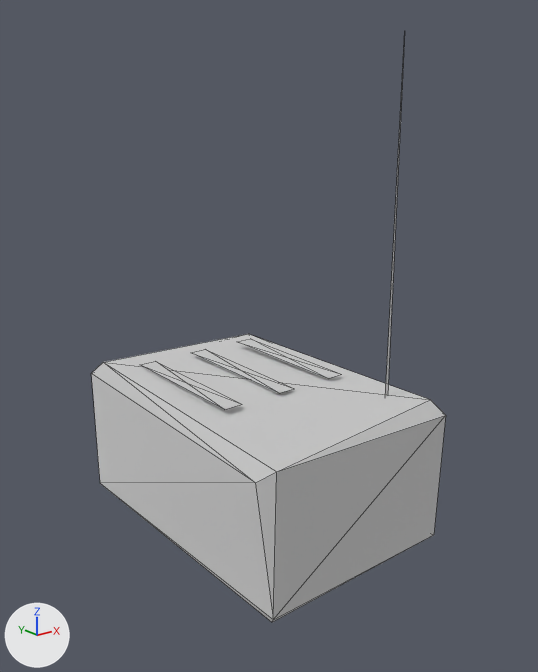
Two versions of the glTF model ambush_loop/art/v2/models/decoy_lod1.glb, one commit apart.
Camera for both pictures: a camera (50 mm lens) standing at (-0.306, -0.398, 0.3) and looking at (0.003, -0.012, 0.145). Arrows for +X, +Y and +Z are at lower left; the lights stay in place. The picture after the commit comes second. Mesh edges are drawn as thin lines. Vertices at exactly the same position are counted once.

Names of what the first picture shows: 'decoy_body.001'.
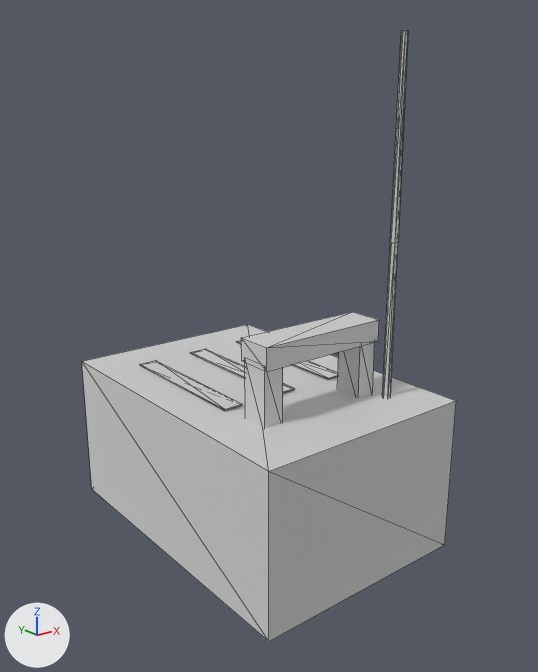
Location of each change, [x1, y1, x2, y2] in pixels of the pictures (538 x 672 px; the box of a moved part takes in the faces that stretch with it):
'decoy_body.001', reshaped
    before: [91, 37, 446, 622]
    after: [82, 30, 456, 641]
part 1 of me_cube_364, added
    after: [82, 325, 456, 641]
part 2 of me_cube_364, added
    after: [241, 312, 379, 372]
part 3 of me_cube_364, added
    after: [245, 363, 283, 428]
part 4 of me_cube_364, added
    after: [338, 342, 375, 397]
part 5 of me_cube_364, rebuilt (29% wider)
    before: [385, 37, 405, 397]
    after: [382, 30, 408, 398]
part 6 of me_cube_364, moved or reshaped
    before: [91, 334, 446, 622]
    after: [140, 340, 338, 410]

What changed in the scene script:
```text
Change me_cube_364:
    used by ob_decoy_body_001; location = (0.0, 0.0, 0.0)
    remove me_cube_364.from_pydata(...)  # 28 vertices, 35 faces; spans x -0.08..0.075, y -0.112..0.112, z 0.0..0.34
    add me_cube_364.from_pydata(...)  # 74 vertices, 116 faces; spans x -0.08..0.08, y -0.115..0.115, z 0.0..0.34
    me_cube_364 part 1: a new loose piece, a box spanning x -0.08..0.08, y -0.115..0.115, z 0.0..0.11, in mat_v2_actor_atlas (white #e7e7e7)
    me_cube_364 part 2: a new loose piece, a box spanning x -0.047..0.047, y -0.072..-0.047, z 0.147..0.162, in mat_v2_actor_atlas (white #e7e7e7)
    me_cube_364 part 3: a new loose piece, a box spanning x -0.047..-0.033, y -0.07..-0.05, z 0.105..0.15, in mat_v2_actor_atlas (white #e7e7e7)
    me_cube_364 part 4: a new loose piece, a box spanning x 0.033..0.047, y -0.07..-0.05, z 0.105..0.15, in mat_v2_actor_atlas (white #e7e7e7)
    me_cube_364 part 5: the loose piece of 3 vertices spanning x 0.048..0.053, y -0.081..-0.079, z 0.09..0.34 is rebuilt with 18 vertices and now spans x 0.047..0.053, y -0.083..-0.077, z 0.09..0.34
    me_cube_364 part 6
    13 vertices are removed from x -0.08..0.075, y -0.112..0.112, z 0.0..0.11
    34 faces are deleted
    12 vertices are added at x -0.052..0.052, y -0.035..0.075, z 0.112
    36 new faces join them
```
